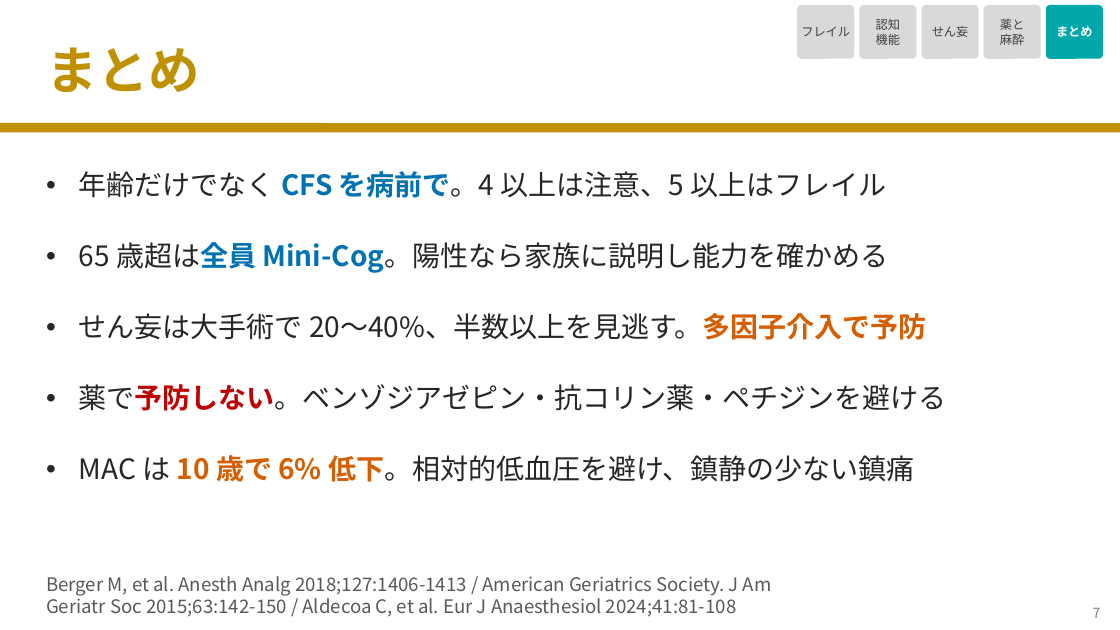
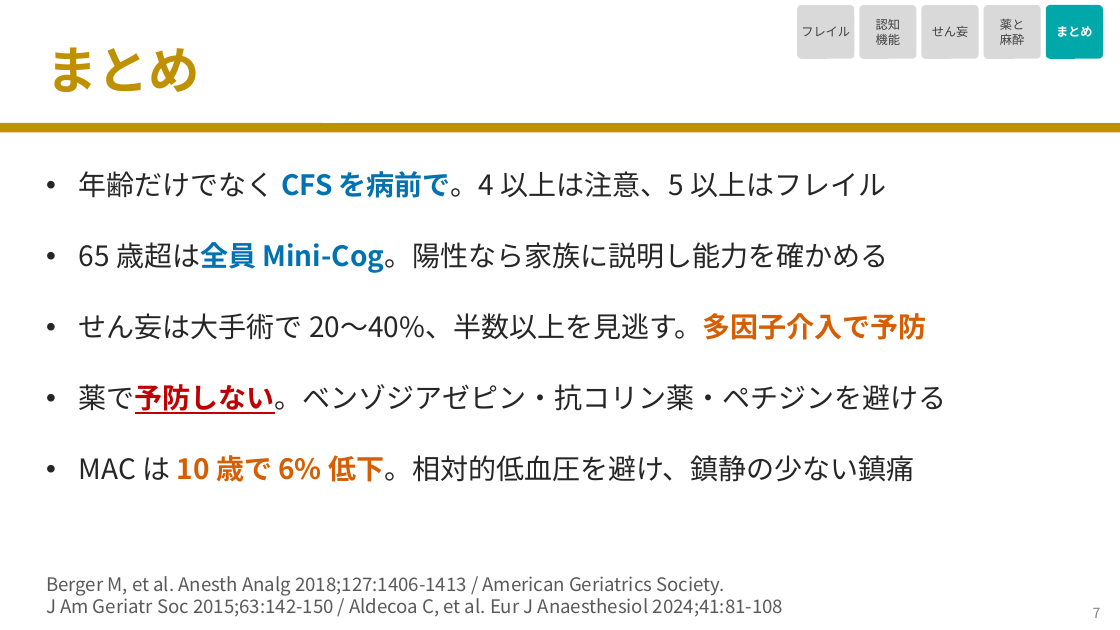
Before and after one commit to nobumitsu-3141/Anes-lecture, a slide deck: slide 8 of slides/4-11_elderly_frailty_cognition/4-11_elderly_frailty_cognition.pptx. Drawn at 1120x630 pixels with LibreOffice and Linux fonts; fonts in the diff are those of the drawing. Boxes give left, top, right and bottom in pixels: in the first picture for what was removed or moved away, otherwise in the second. Text is boxed around its words. In the diff, an @@ line names an element or a change of style, - is before the commit and + after.

```diff
--- a/slides/4-11_elderly_frailty_cognition/4-11_elderly_frailty_cognition.pptx
+++ b/slides/4-11_elderly_frailty_cognition/4-11_elderly_frailty_cognition.pptx
@@ text at (x1=79, y1=384, x2=946, y2=414): underline on in "薬で予防しない。ベンゾジアゼピン・抗コリン薬・ペチジンを避ける" @@
@@ text at (x1=46, y1=576, x2=783, y2=617): spaces changed @@
-Berger M, et al. Anesth Analg 2018;127:1406-1413 / American Geriatrics Society. J Am
-Geriatr Soc 2015;63:142-150 / Aldecoa C, et al. Eur J Anaesthesiol 2024;41:81-108
+Berger M, et al. Anesth Analg 2018;127:1406-1413 / American Geriatrics Society.
+J Am Geriatr Soc 2015;63:142-150 / Aldecoa C, et al. Eur J Anaesthesiol 2024;41:81-108
```
Also in this commit, not shown: 6 other slides changed, 1 other file.
